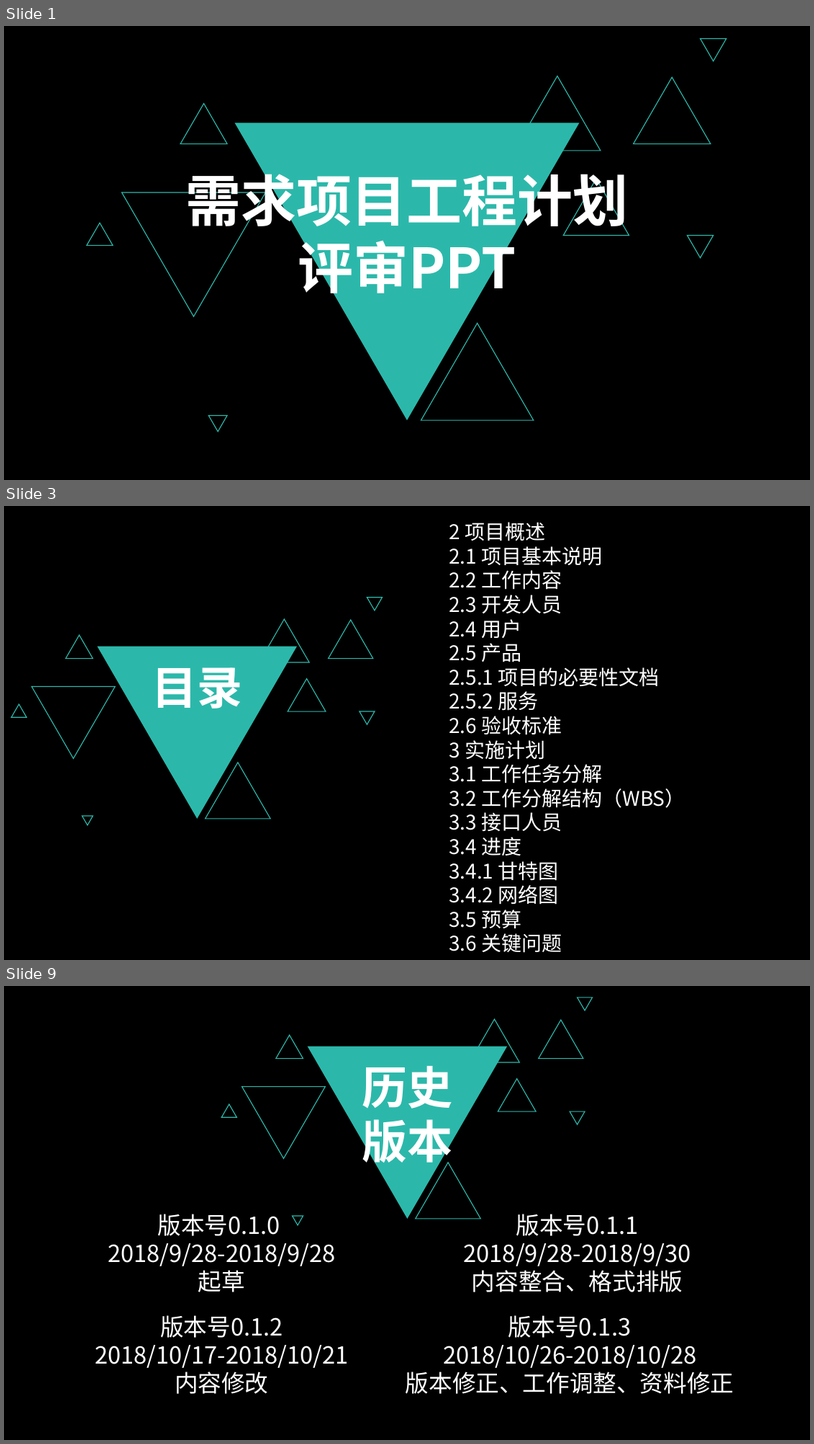
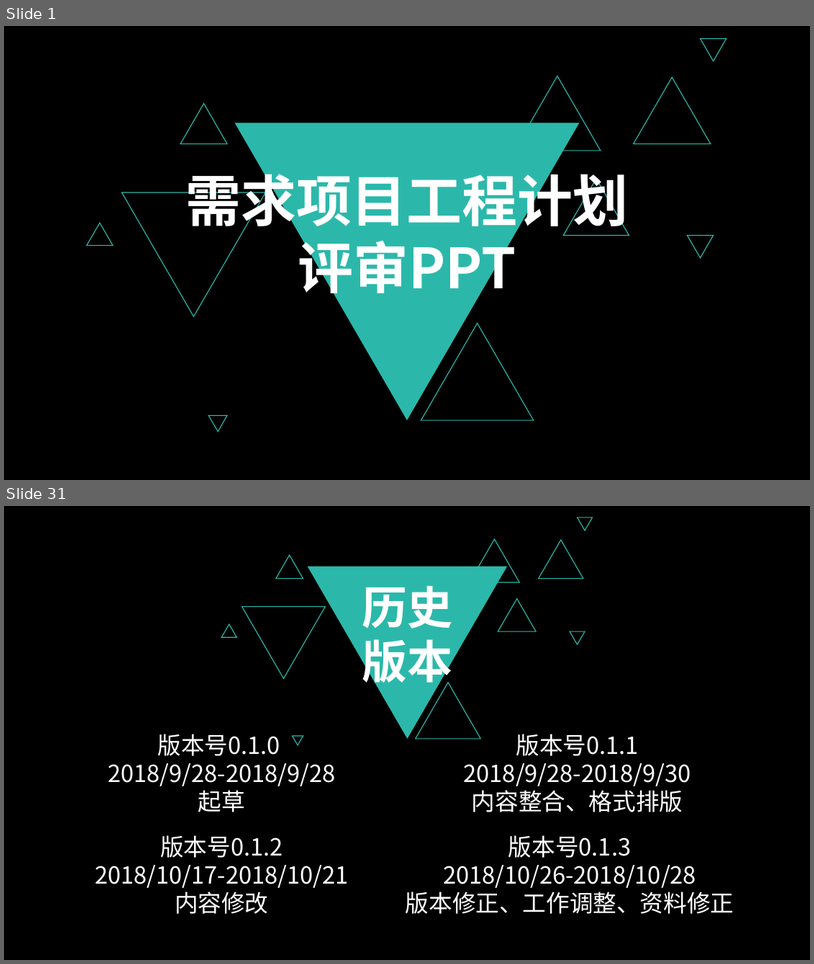
Before and after one commit to PRD2018-G03/PRD2018-G03-SoftwareEngineeringProject, a slide deck: 非受控文档/1_沈启航/PPT/需求项目工程计划评审PPT.pptx. Shown one above the other, each under a label of ours: slides 1, 3 and 9 before the commit, slides 1 and 31 after it; the slides between them are not shown. The pictures are 814x1444 and 814x964 pixels, drawn with LibreOffice and Linux fonts; fonts in the diff are those of the drawing. Boxes give left, top, right and bottom in pixels: in the first picture for what was removed or moved away, otherwise in the second. Text is boxed around its words. In the diff, an @@ line names an element or a change of style, - is before the commit and + after.

```diff
--- a/非受控文档/1_沈启航/PPT/需求项目工程计划评审PPT.pptx
+++ b/非受控文档/1_沈启航/PPT/需求项目工程计划评审PPT.pptx
@@ slide 3 removed at [4,506,810,960], background #000000 @@
@@ text removed at [449,522,685,952] @@
-2 项目概述
-2.1 项目基本说明
-2.2 工作内容
-2.3 开发人员
-2.4 用户
-2.5 产品
-2.5.1 项目的必要性文档
-2.5.2 服务
-2.6 验收标准
-3 实施计划
-3.1 工作任务分解
-3.2 工作分解结构（WBS）
-3.3 接口人员
-3.4 进度
-3.4.1 甘特图
-3.4.2 网络图
-3.5 预算
-3.6 关键问题
@@ group removed at [11,597,383,824]: 11 triangles, 1 text @@
-目录
@@ what was slide 9 is now slide 31 @@
```
Also in this commit, not shown: 2 slides changed, 28 slides added, 5 other slides removed, 1 other file.
